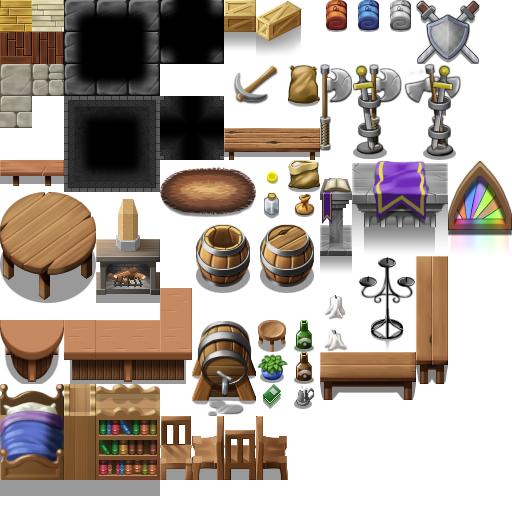
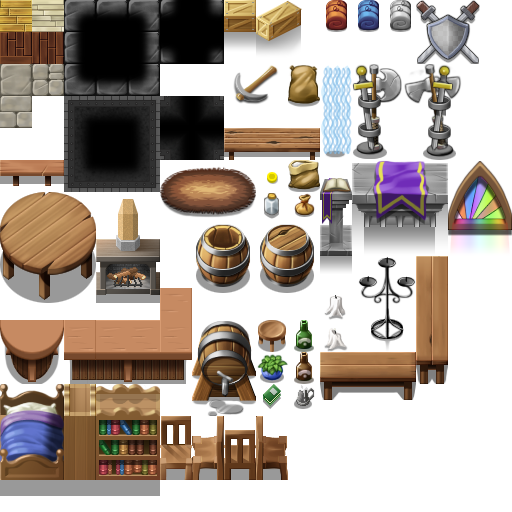
Layered file, before and after one edit (512×512). Changes by layer:
added layer "Shape 4 copy 5" (50%) above "Shape 4 copy 4" over box(322, 67, 339, 155)
added layer "Shape 4 copy 4" (50%) above "Shape 4 copy 3" over box(335, 67, 352, 155)
added layer "Shape 4 copy 3" (50%) above "Shape 4 copy" over box(335, 67, 352, 155)
added layer "Shape 4 copy" (50%) above "Shape 5" over box(322, 67, 339, 155)
added layer "Shape 5" (40%) above "Shape 4" over box(326, 151, 345, 157)
added layer "Shape 4" (50%) above "Layer 6" over box(321, 65, 351, 155)
painted on "Layer 0" over box(320, 64, 352, 151)
